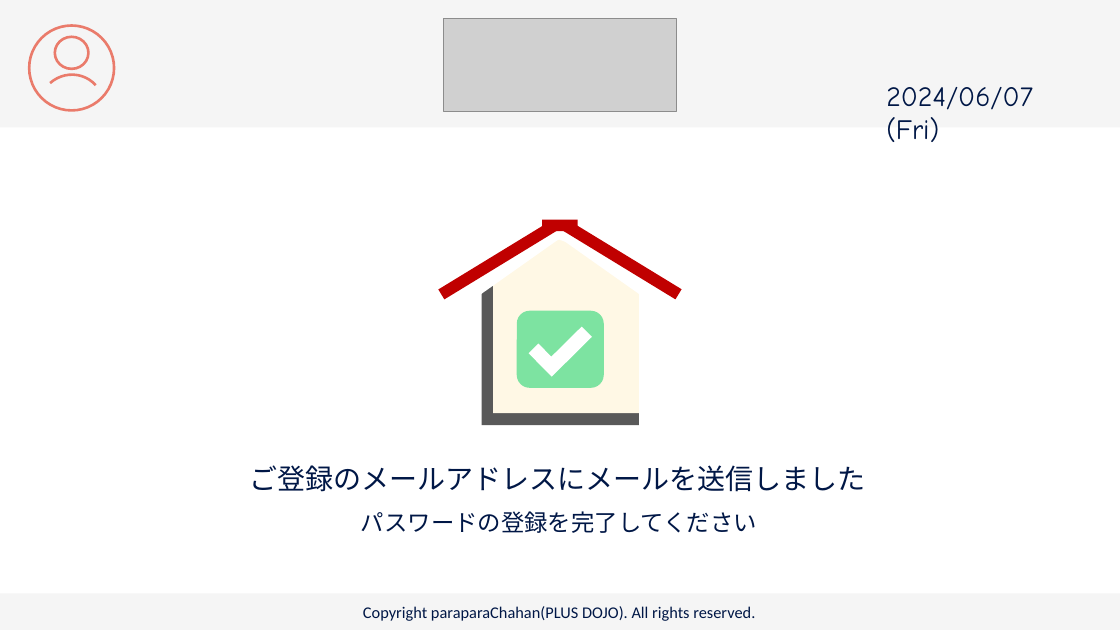
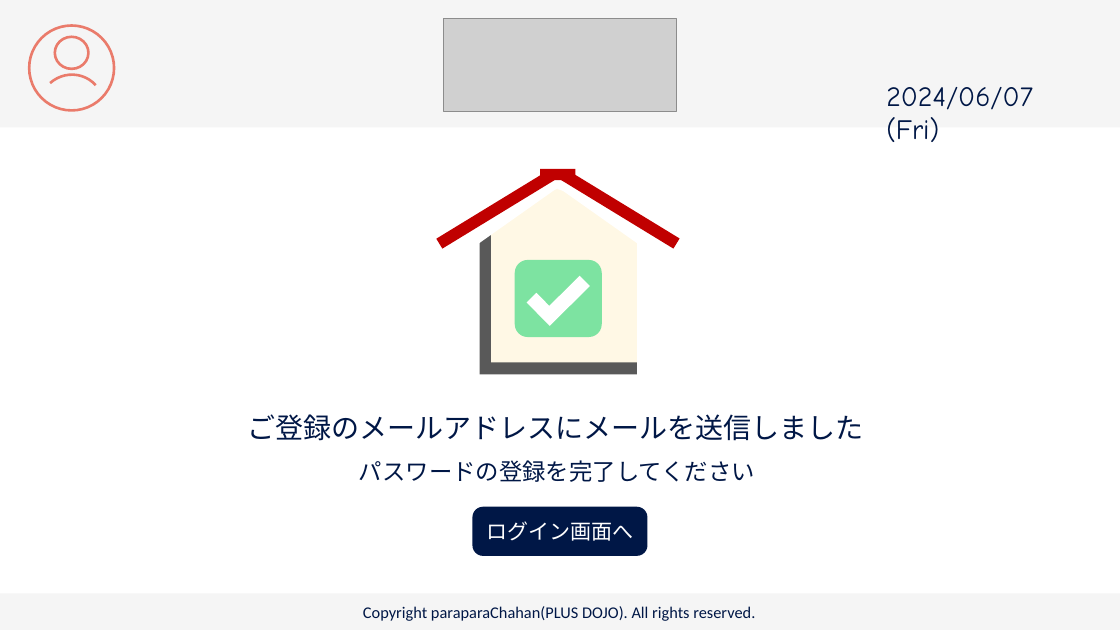
Before and after one commit to plusdojo2024/C2, a slide deck: slide 9 of doc/13_外部設計/famiLink 画面デザイン.pptx. Drawn at 1120x630 pixels with LibreOffice and Linux fonts; fonts in the diff are those of the drawing; grey boxes stand for pictures. Boxes give left, top, right and bottom in pixels: in the first picture for what was removed or moved away, otherwise in the second. Text is boxed around its words. In the diff, an @@ line names an element or a change of style, - is before the commit and + after.

```diff
--- a/doc/13_外部設計/famiLink 画面デザイン.pptx
+++ b/doc/13_外部設計/famiLink 画面デザイン.pptx
@@ 2 texts, 1 rectangle moved together from (x1=250, y1=221, x2=866, y2=533) to (x1=248, y1=170, x2=864, y2=482) @@
@@ 6 triangles, 3 rectangles, 2 corners, 1 rounded rectangle moved together from (x1=438, y1=218, x2=676, y2=425) to (x1=437, y1=167, x2=674, y2=375) @@
@@ rounded rectangle added at (x1=472, y1=507, x2=647, y2=556), fill #001746, 18 pt, text #FFFFFF @@
+ログイン画面へ
```
Also in this commit, not shown: 1 other slide changed.
